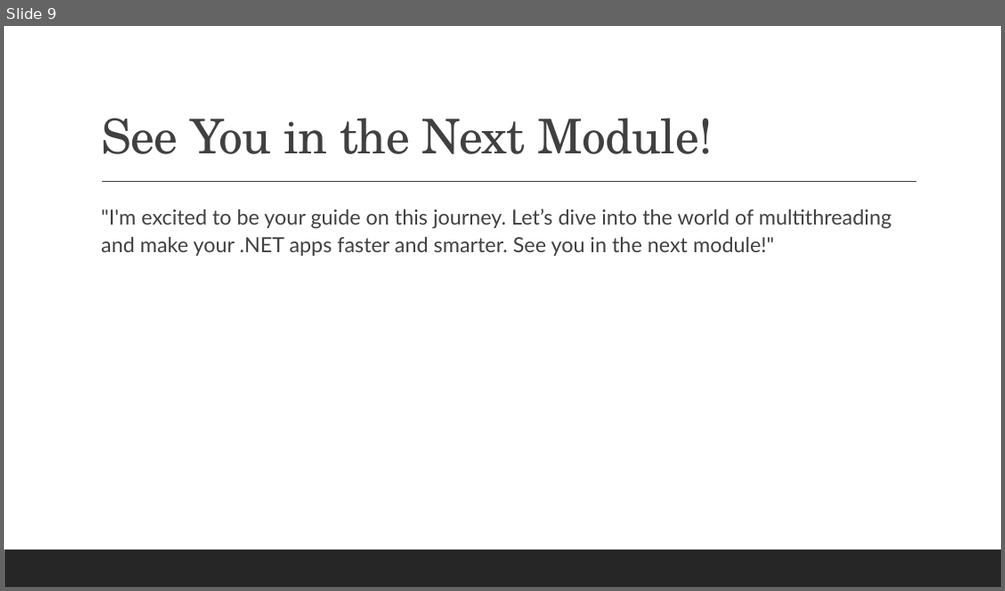
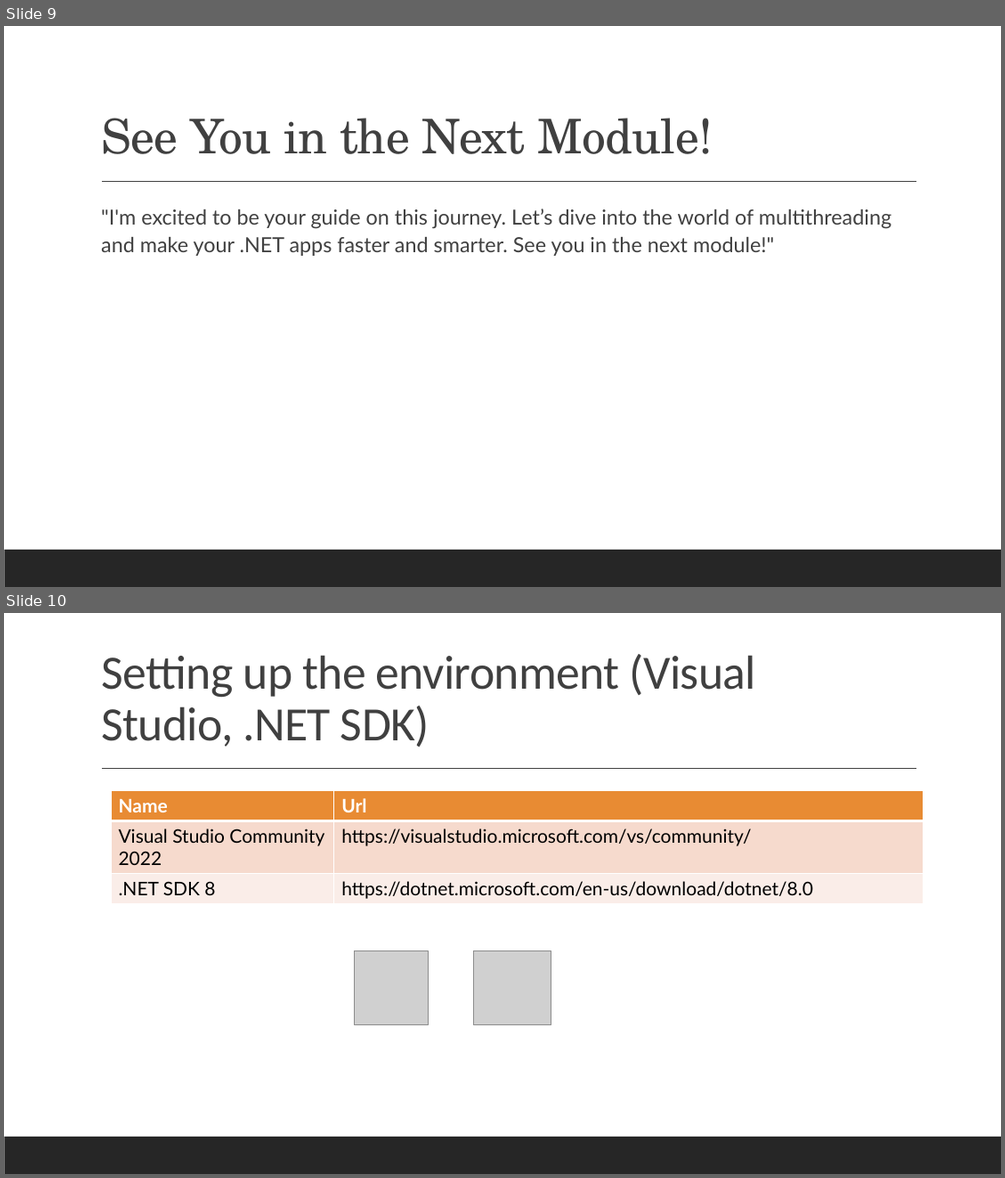
Before and after one commit to bhushanpoojary/MultiThreadingDotNet, a slide deck: PPT/Mastering Multithreading in DotNet.pptx. Shown one above the other, each under a label of ours: slide 9 before the commit, slides 9 and 10 after it. The pictures are 1005x591 and 1005x1178 pixels, drawn with LibreOffice and Linux fonts; fonts in the diff are those of the drawing; grey boxes stand for pictures. Boxes give left, top, right and bottom in pixels: in the first picture for what was removed or moved away, otherwise in the second. Text is boxed around its words. In the diff, an @@ line names an element or a change of style, - is before the commit and + after.

```diff
--- a/PPT/Mastering Multithreading in DotNet.pptx
+++ b/PPT/Mastering Multithreading in DotNet.pptx
@@ slide 10 added at <box>4,613,1001,1174</box>, background #FFFFFF; not listed: 2 template elements that a slide beside it also shows @@
@@ title added at <box>101,654,757,747</box>, 46 pt, text #404040 @@
+Setting up the environment (Visual Studio, .NET SDK)
@@ table added at <box>111,791,923,904</box>, 3 rows, 2 columns @@
+Name | Url
+Visual Studio Community 2022 | https://visualstudio.microsoft.com/vs/community/
+.NET SDK 8 | https://dotnet.microsoft.com/en-us/download/dotnet/8.0
@@ picture added at <box>354,950,428,1024</box> @@
@@ picture added at <box>474,950,551,1024</box> @@
```
Also in this commit, not shown: 6 other slides added, 7 other files.
